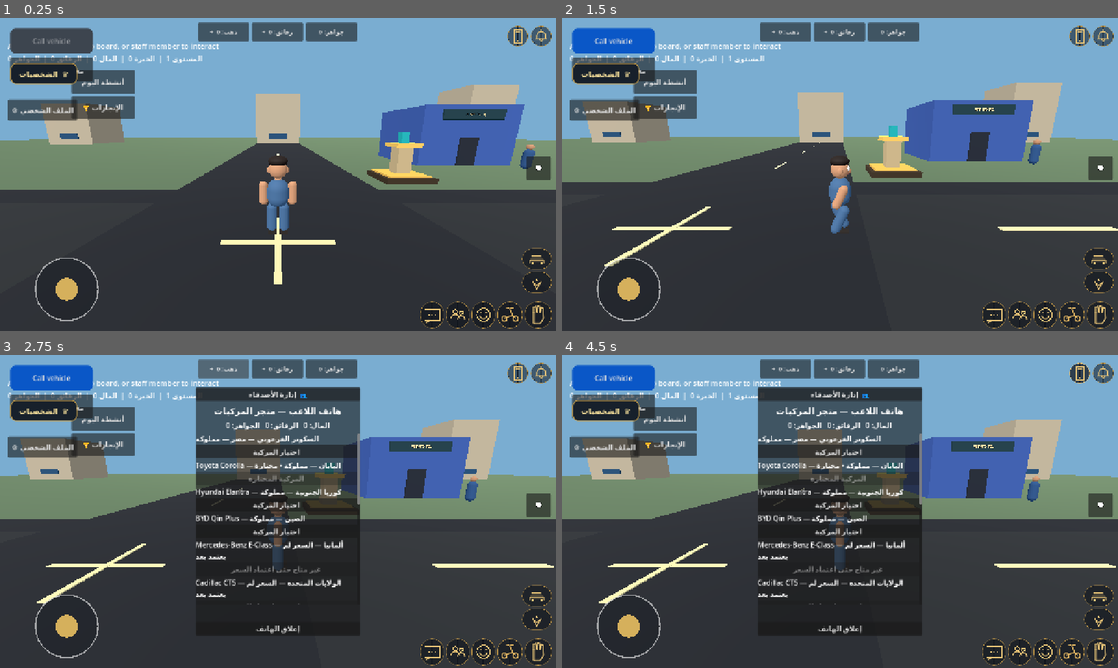
Above: before the commit, frames 1-4 (two rows, left to right).
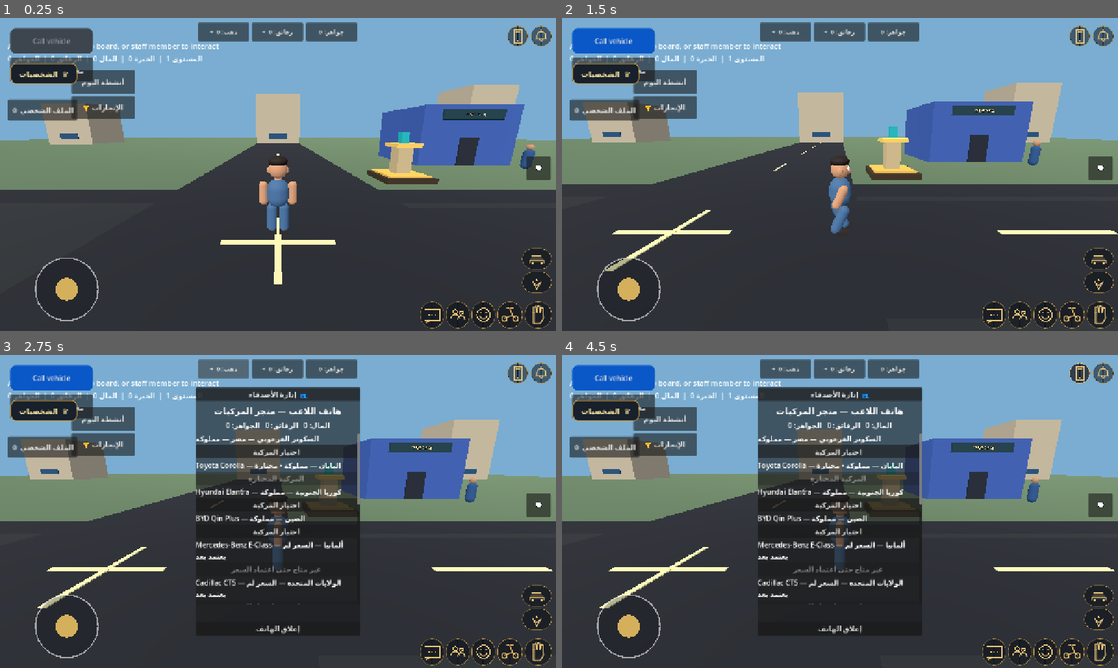
Above: after the commit, the same moments.

Repository: gamalalaraby1988-dotcom/King-Egypt-
Game: Godot game, scene res://scenes/main.tscn
Two runs of this game, one before a commit and one after it. Both use one fixed random seed, a clock stepped at 60 frames per second and the inputs below.
Inputs (mouse positions are in pixels of both pictures, inside the frame that each line leads up to):
- Up to frame 1 (0.25 s): no input
- Up to frame 2 (1.5 s): tap Enter at 0.5 s; move the mouse to (962, 158) at 0.52 s; hold D (move_right) 0.53-1.25 s; hold Shift (sprint) 0.53-1.25 s; click (962, 158) at 0.67 s; drag from (728, 190) to (812, 237) at 1.27 s
- Up to frame 3 (2.75 s): click "ذهب: 0 +" at 2 s
- Up to frame 4 (4.5 s): click "رقائق: 0 +" at 2.75 s; click "جواهر: 0" at 3.5 s; click (1079, 373) at 4.25 s

The runs differ from the first frame. In frame 2, 2.6% of the frame differs, in the area x 0-100%, y 20-81%; in frame 3, 2.5%; in frame 4, 2.5%.

Commit message:
Match camp road elevations to city roads

Diff:
--- a/scripts/main.gd
+++ b/scripts/main.gd
@@ -1787,9 +1787,9 @@
 
 func _create_camp() -> void:
 	# طريق واضح يصل المخيم بالطريق الرئيسي مع تجنب كتل المباني.
-	_create_box(self, "CampRoad_Entry", Vector3(32, 0.08, 5), Vector3(16, -0.09, 0), Color(0.12, 0.13, 0.15), true)
-	_create_box(self, "CampRoad_North", Vector3(5, 0.08, 75), Vector3(30, -0.09, 37.5), Color(0.12, 0.13, 0.15), true)
-	_create_box(self, "CampRoad_Camp", Vector3(30, 0.08, 5), Vector3(45, -0.09, 75), Color(0.12, 0.13, 0.15), true)
+	_create_box(self, "CampRoad_Entry", Vector3(32, 0.08, 5), Vector3(16, 0.01, 0), Color(0.12, 0.13, 0.15), true)
+	_create_box(self, "CampRoad_North", Vector3(5, 0.08, 75), Vector3(30, 0.01, 37.5), Color(0.12, 0.13, 0.15), true)
+	_create_box(self, "CampRoad_Camp", Vector3(30, 0.08, 5), Vector3(45, 0.01, 75), Color(0.12, 0.13, 0.15), true)
 	var camp := Node3D.new()
 	camp.name = "AnimalCamp"
 	camp.position = Vector3(60, 0, 75)
